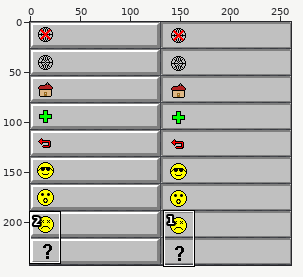
Sprite sheet -- image/menu_button.png. The picture above shows the old version from afar; the outline marks the close-up.
Close-up. First the earlier version:
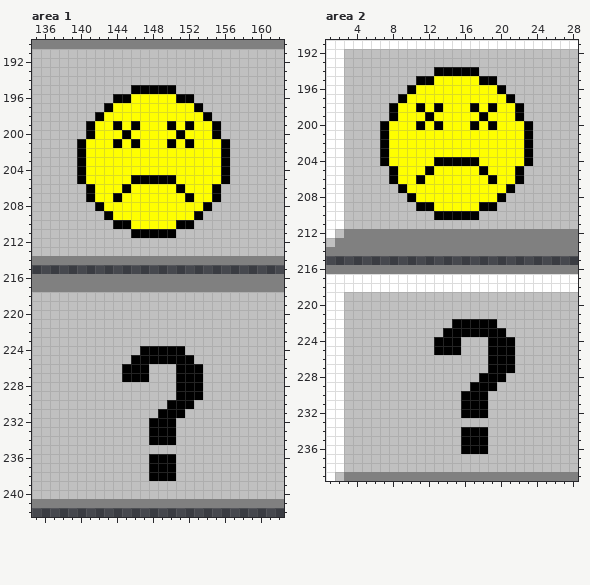
The file is 261x243 pixels. Shown: area 1: x 135..162, y 190..242; area 2: x 1..28, y 191..239. The commit also changed other parts of the picture, which this record leaves out.
New version:
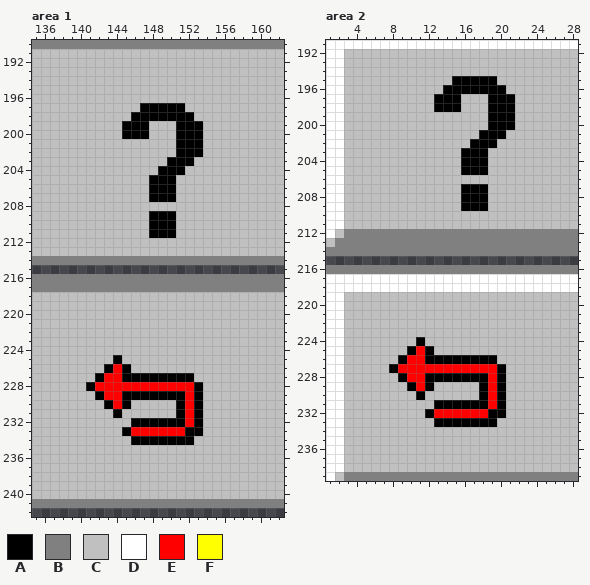
Palette (. is transparent): A #000000  B #808080  C #c0c0c0  D #ffffff  E #ff0000  F #ffff00
Change:
Changed rows in their new state; - is an unchanged pixel.
Area 1:
first column x 140:
195 ------CCCCC------
196 ----CCCCCCCCC----
197 ---CCCCAAAAACC---
198 --CCCCAAAAAAACC--
199 -CCCCA-ACCCA-ACC-
200 -CCCC-AACCC-AACC-
201 CCCCCCCCCCCA-ACCC
202 CCCCCCCCCCCAAACCC
203 CCCCCCCCCCAAACCCC
204 CCCCCCCCCAAACCCCC
205 CCCCCCCC---CCCCCC
206 -CCCCCCCAAACCCCC-
207 -CCCCCCCAAACCCCC-
208 --CCCCCCCCCCCCC--
209 ---CCCCCAAACCC---
210 ----CCCCAAACC----
211 ------CC---------
first column x 141:
224 ------CCCCC--
225 ---A-CCCCCCC-
226 --AE-CC---CCC
227 -AEE---AAA--C
228 AEEEEEEEEEEE-
229 -AEEAAAAAA-E-
230 --AEA----C-EA
231 ---A----CC-EA
232 -----AA---AEA
233 ----AEEEEEEAA
234 -----AA---AA-
236 -------CCC---
237 -------CCC---
238 -------CCC---
Area 2:
first column x 7:
194 ------CCCCC------
195 ----CCCCAAA------
196 ---CCCCAAAAAA----
197 --CCCCAAACCCAA---
198 -CCCCC-AACCC-AAC-
199 -CCCCCCCCCCCAAAC-
200 CCCCCCCCCCCC-AACC
201 CCCCCCCCCCCAAACCC
202 CCCCCCCCCCAAACCCC
203 CCCCCCCCCAAACCCCC
204 CCCCCCCCC--ACCCCC
205 -CCCCCCCCAA-CCCC-
206 -CCCCCCCCCCCCCCC-
207 --CCCCCCCAAACCC--
208 ---CCCCCCAAACC---
209 ----CCCCCAA-C----
210 ------CCCCC------
first column x 8:
222 -------CCCCC--
223 ------CCCCCCC-
224 ---A-CCC---CCC
225 --AEACCC---CCC
226 -AEEAAAAAAA-CC
227 AEEEEEEEEEEE-C
228 -AEEAAAAAA-E--
229 --AEA----C-EA-
230 ---A----CC-EA-
231 -----AAA---EA-
232 ----AEEEEEEAA-
233 -----AAAAAAA--
234 --------CCC---
235 --------CCC---
236 --------CCC---
